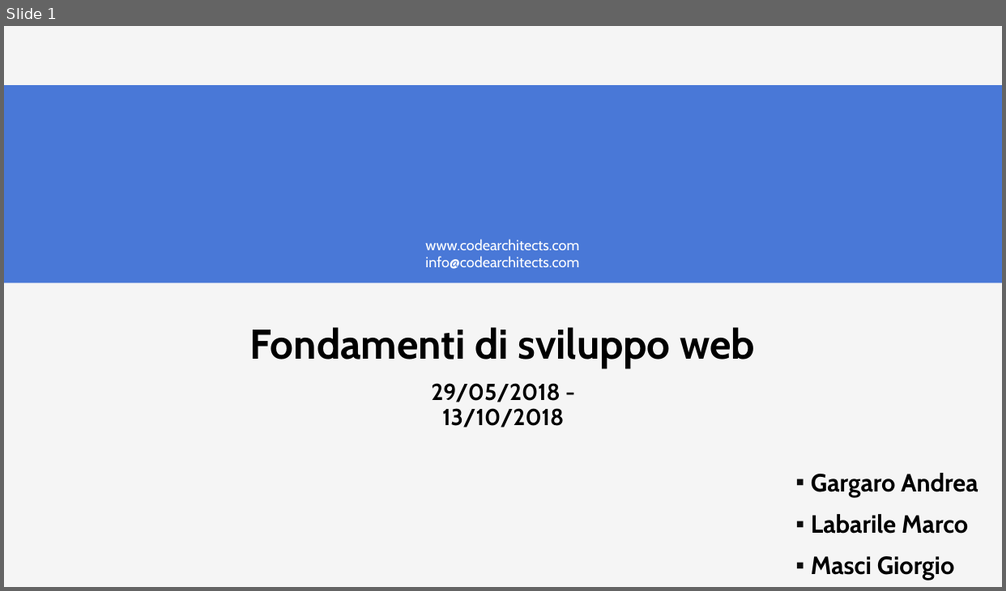
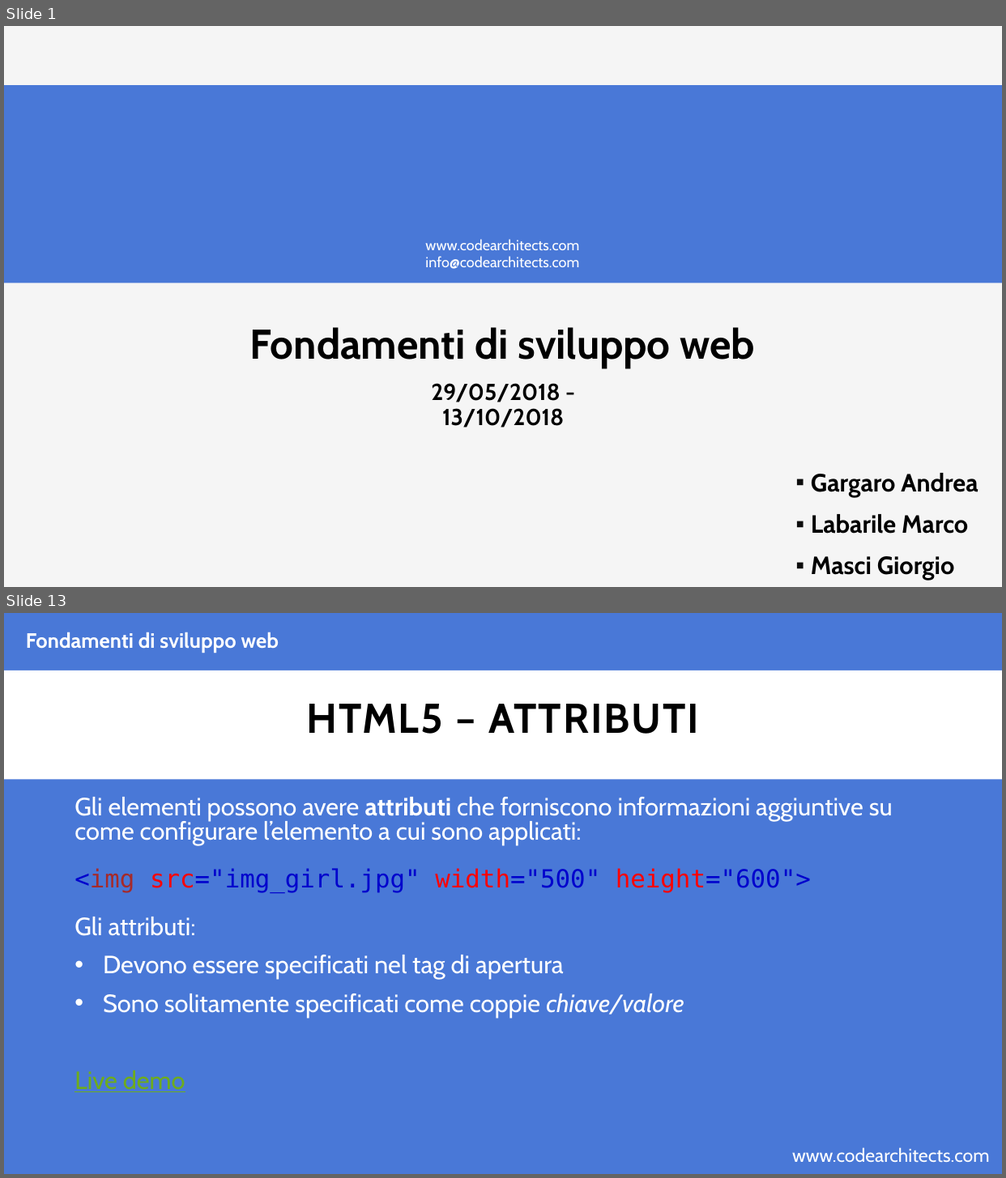
Before and after one commit to CodeArchitectsTraining/fondamenti-sviluppo-web-29052018, a slide deck: slides/html.pptx. Shown one above the other, each under a label of ours: slide 1 before the commit, slides 1 and 13 after it; the slides between them are not shown. The pictures are 1006x591 and 1006x1178 pixels, drawn with LibreOffice and Linux fonts; fonts in the diff are those of the drawing; background and template pictures are left out. Boxes give left, top, right and bottom in pixels: in the first picture for what was removed or moved away, otherwise in the second. Text is boxed around its words. In the diff, an @@ line names an element or a change of style, - is before the commit and + after.

Commit message:
adding html slides

```diff
--- a/slides/html.pptx
+++ b/slides/html.pptx
@@ slide 13 added at (4,613,1002,1174), background #4978D7 @@
@@ text added at (26,632,279,652), 20 pt, text #FFFFFF, bold @@
+Fondamenti di sviluppo web
@@ rectangle added at (4,671,1002,780), fill #FFFFFF @@
@@ title added at (307,704,699,734), 40 pt, text #000000, bold @@
+HTML5 – ATTRIBUTI
@@ text added at (74,797,893,1093), 24 pt, text #FFFFFF @@
+Gli elementi possono avere attributi che forniscono informazioni aggiuntive su come configurare l’elemento a cui sono applicati:
+<img src="img_girl.jpg" width="500" height="600">
+Gli attributi:
+• Devono essere specificati nel tag di apertura
+• Sono solitamente specificati come coppie chiave/valore
+Live demo
@@ text added at (792,1148,990,1163), 18 pt, text #FFFFFF @@
+www.codearchitects.com
```
Also in this commit, not shown: 4 slides changed, 26 other slides added, 1 slide removed, 2 other files.
